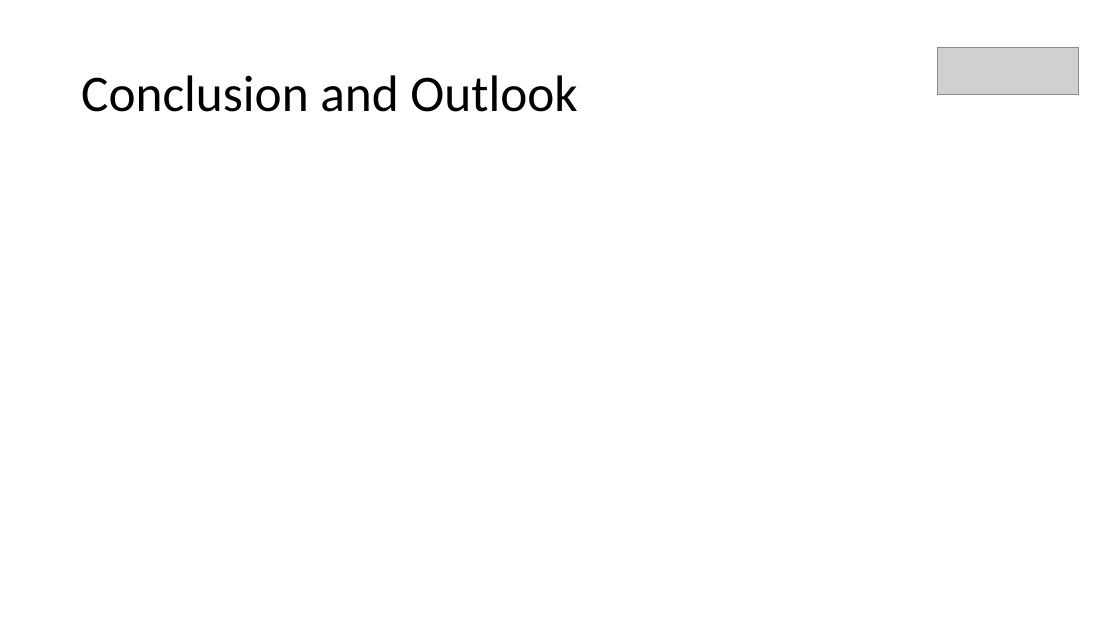
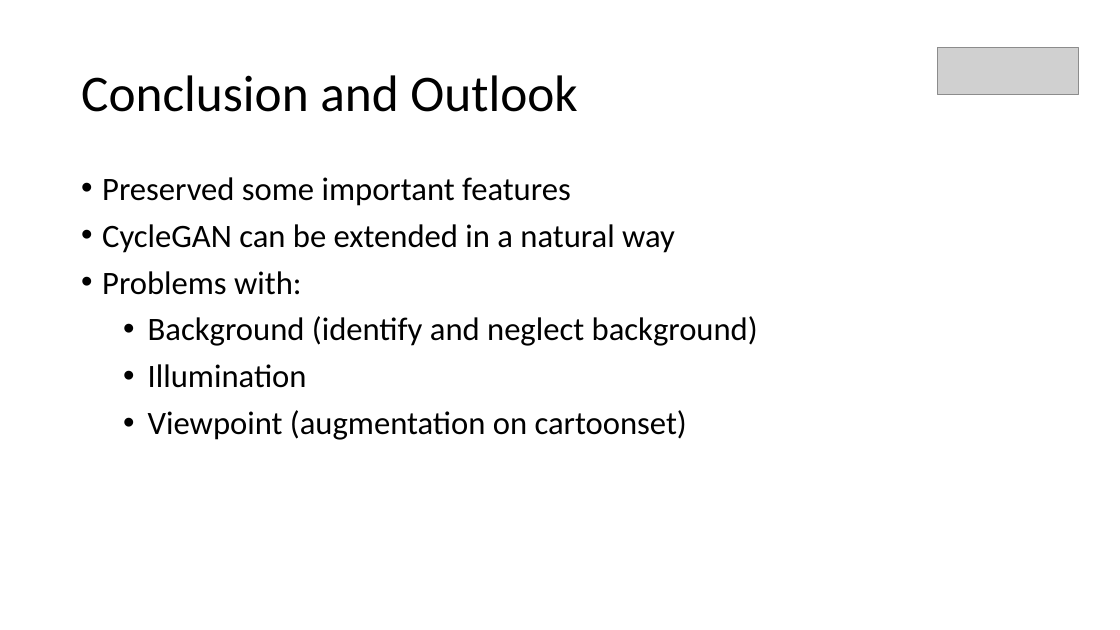
Before and after one commit to fs2019-atml/face-to-cartoon, a slide deck: slide 11 of Presentation_FaceToCartoon.pptx (slide 8 before the commit). Drawn at 1120x630 pixels with LibreOffice and Linux fonts; fonts in the diff are those of the drawing; grey boxes stand for pictures. Boxes give left, top, right and bottom in pixels: in the first picture for what was removed or moved away, otherwise in the second. Text is boxed around its words. In the diff, an @@ line names an element or a change of style, - is before the commit and + after.

```diff
--- a/Presentation_FaceToCartoon.pptx
+++ b/Presentation_FaceToCartoon.pptx
@@ text added at [102, 177, 758, 440], 28 pt, text #000000 @@
+• Preserved some important features
+• CycleGAN can be extended in a natural way
+• Problems with:
+  • Background (identify and neglect background)
+  • Illumination
+  • Viewpoint (augmentation on cartoonset)
```
Also in this commit, not shown: 3 other slides changed, 4 slides added, 1 slide removed.
